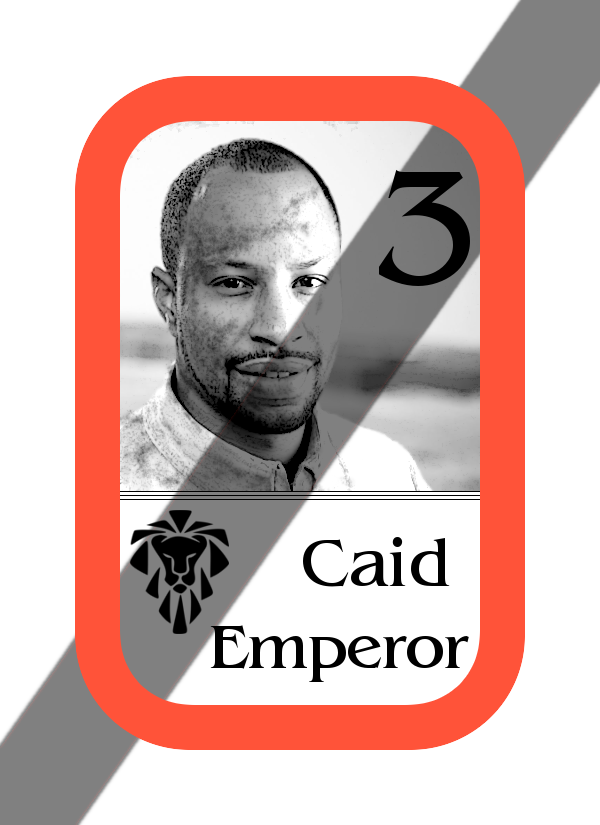
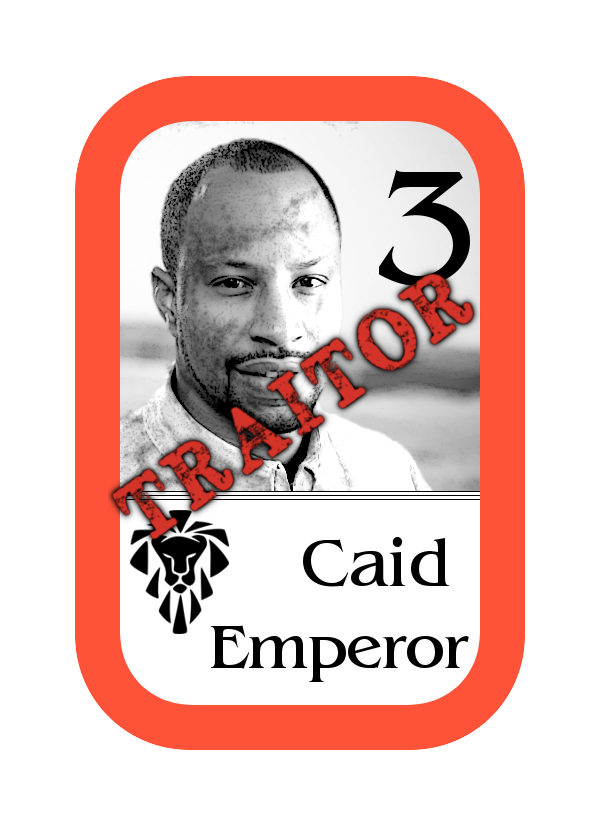
Layer changes from the first w=600, h=825 image to the second:
added group "traitor group copy" with 3 layers above "rectangle" over 108, 262, 482, 551
added layer "TRAITOR rotated" in group "traitor group copy" over 111, 272, 475, 541
added layer "TRAITOR rotated, shadow #1" in group "traitor group copy" over 108, 262, 482, 551
hid "sash" over 0, 0, 600, 825
